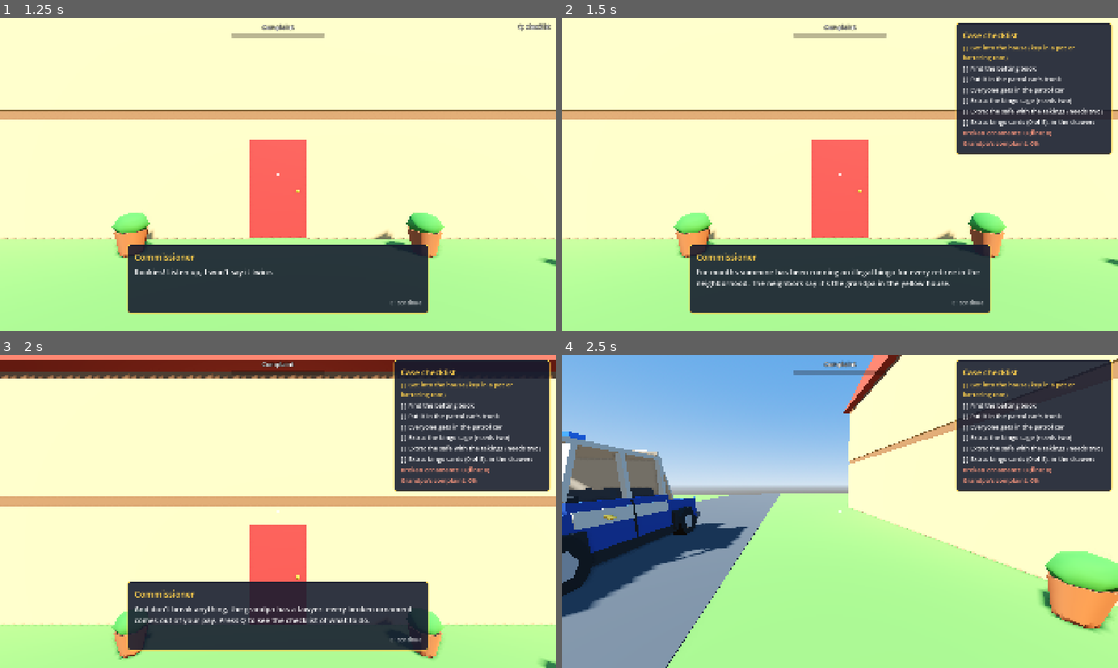
Above: before the commit, frames 1-4 (two rows, left to right).
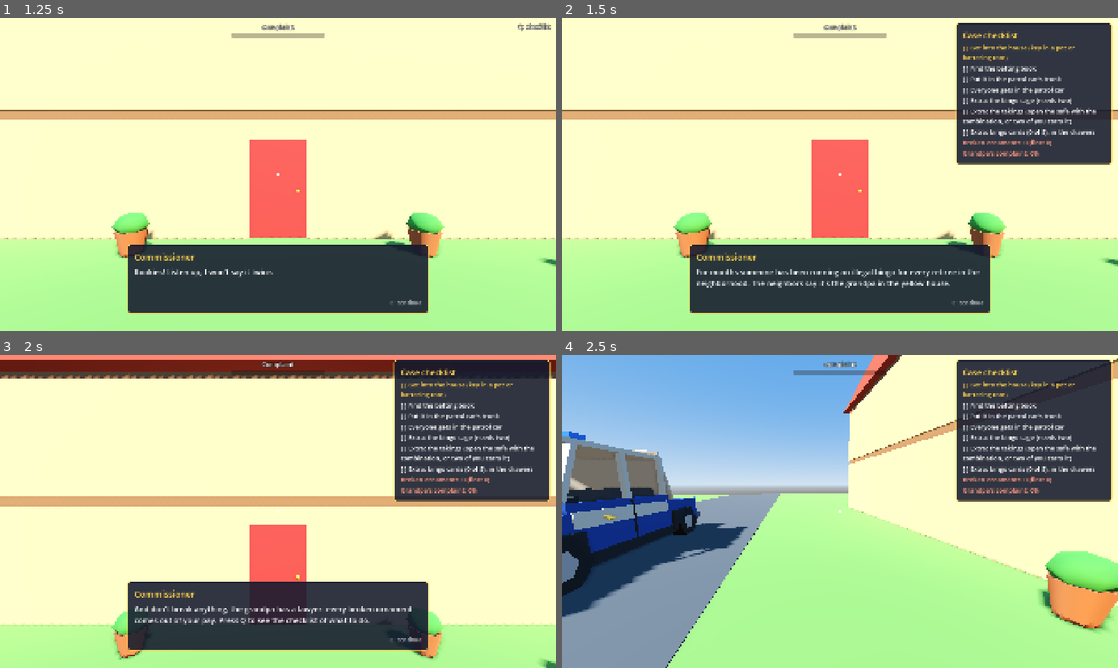
Above: after the commit, the same moments.

Repository: cristiangelini/BPD
Game: Godot game, scene res://scenes/ui/main_menu.tscn
Same seed, same stepped clock (60 frames per second), same inputs: the game is played once before the commit and once after it.
Inputs (mouse positions are in pixels of both pictures, inside the frame that each line leads up to):
- Up to frame 1 (1.25 s): click "Play" at 0.5 s
- Up to frame 2 (1.5 s): tap Enter at 1.25 s; move the mouse to (962, 158) at 1.27 s; hold D (move_right) from 1.28 s (still down); hold Q (checklist) from 1.28 s (still down); click (962, 158) at 1.42 s
- Up to frame 3 (2 s): keep holding D (move_right); keep holding Q (checklist); tap Space (jump) at 1.52, 1.82 s; tap E (use) at 1.55 s
- Up to frame 4 (2.5 s): move the mouse to (812, 511) at 2.02 s; release D (move_right) at 2.03 s; release Q (checklist) at 2.03 s; hold W (move_forward) from 2.03 s (still down); tap E (use) at 2.1 s; tap Space (jump) at 2.27, 2.3 s

Frame 1 is identical in both runs. In frame 2, 2.0% of the frame differs, in the area x 70-100%, y 28-47%; in frame 3, 2.0%; in frame 4, 2.0%.

Commit message:
Safe combination from the kitchen calendar or the cookie tin; the takings come out as a cash bundle
Co-Authored-By: Claude Opus 5.5 (1M context) <noreply@anthropic.com>
Claude-Session: https://claude.ai/code/session_01UXwRy4nCUmp8Zcg5tBLZhH

Diff:
--- /dev/null
+++ b/scenes/props/cash_bundle.tscn
@@ -0,0 +1,26 @@
+[gd_scene load_steps=4 format=3]
+
+[ext_resource type="Script" path="res://scripts/props/evidence.gd" id="1"]
+[ext_resource type="PackedScene" path="res://assets/models/cash_bundle.glb" id="2"]
+
+[sub_resource type="BoxShape3D" id="Shape"]
+size = Vector3(0.16, 0.06, 0.09)
+
+[node name="CashBundle" type="RigidBody3D"]
+collision_layer = 4
+collision_mask = 15
+mass = 1.0
+script = ExtResource("1")
+full_value = 800.0
+
+[node name="Shape" type="CollisionShape3D" parent="."]
+shape = SubResource("Shape")
+
+[node name="Model" parent="." instance=ExtResource("2")]
+
+[node name="ValueLabel" type="Label3D" parent="."]
+transform = Transform3D(1, 0, 0, 0, 1, 0, 0, 0, 1, 0, 0.2, 0)
+billboard = 1
+pixel_size = 0.004
+outline_size = 8
+text = "800"
--- /dev/null
+++ b/scenes/props/cookie_tin_clue.tscn
@@ -0,0 +1,20 @@
+[gd_scene load_steps=4 format=3]
+
+[ext_resource type="Script" path="res://scripts/props/clue_note.gd" id="1"]
+[ext_resource type="PackedScene" path="res://assets/models/cookie_tin.glb" id="2"]
+
+[sub_resource type="CylinderShape3D" id="Shape"]
+height = 0.17
+radius = 0.18
+
+[node name="CookieTinClue" type="RigidBody3D"]
+collision_layer = 4
+collision_mask = 15
+mass = 1.0
+script = ExtResource("1")
+prompt = "PROMPT_TIN"
+
+[node name="Shape" type="CollisionShape3D" parent="."]
+shape = SubResource("Shape")
+
+[node name="Model" parent="." instance=ExtResource("2")]
--- a/scenes/props/heavy_safe.tscn
+++ b/scenes/props/heavy_safe.tscn
@@ -1,6 +1,6 @@
 [gd_scene load_steps=4 format=3]
 
-[ext_resource type="Script" path="res://scripts/props/evidence.gd" id="1"]
+[ext_resource type="Script" path="res://scripts/props/safe_box.gd" id="1"]
 [ext_resource type="PackedScene" path="res://assets/models/safe.glb" id="2"]
 
 [sub_resource type="BoxShape3D" id="Shape"]
--- /dev/null
+++ b/scenes/props/wall_calendar.tscn
@@ -0,0 +1,15 @@
+[gd_scene load_steps=4 format=3]
+
+[ext_resource type="Script" path="res://scripts/props/wall_calendar.gd" id="1"]
+[ext_resource type="PackedScene" path="res://assets/models/wall_calendar.glb" id="2"]
+
+[sub_resource type="BoxShape3D" id="Shape"]
+size = Vector3(0.36, 0.5, 0.03)
+
+[node name="WallCalendar" type="StaticBody3D"]
+script = ExtResource("1")
+
+[node name="Shape" type="CollisionShape3D" parent="."]
+shape = SubResource("Shape")
+
+[node name="Model" parent="." instance=ExtResource("2")]
--- a/scripts/levels/grandpa_house.gd
+++ b/scripts/levels/grandpa_house.gd
@@ -105,6 +105,10 @@
 const CARDS := 5
 
 const NOTE_SCENE := preload("res://scenes/props/clue_note.tscn")
+const TIN_SCENE := preload("res://scenes/props/cookie_tin_clue.tscn")
+const CALENDAR_SCENE := preload("res://scenes/props/wall_calendar.tscn")
+## The kitchen calendar hangs on the kitchen's south wall, facing north.
+const CALENDAR_AT := Vector3(9.0, 1.5, 2.91)
 ## Surfaces where the grandpa's notes can lie (one note per place at most).
 const NOTE_PLACES := [
 	Vector3(-9.0, 0.81, -1.0), Vector3(11.5, 0.92, -1.5), Vector3(11.4, 0.92, -9.4), Vector3(-7.0, 3.52, 0.0),
@@ -152,6 +156,10 @@
 var cards: Array[Evidence] = []
 var clue_plan := {}
 var notes: Array[ClueNote] = []
+## The safe's combination, like "4-7-1", written on the calendar and inside the cookie tin.
+var combination := ""
+var calendar: WallCalendar
+var cookie_tin: ClueNote
 ## Clues the cops found, as checklist lines (already translated).
 var clues_found: Array[String] = []
 ## Trail marks (footprints, crumbs) and the checklist line each trail gives when a cop sees it.
@@ -189,6 +197,7 @@
 		$Ornaments.add_child(ornament)
 	ornaments_total = $Ornaments.get_child_count() + _drawer_ornaments
 	_place_notes()
+	_place_combination()
 	_place_trails()
 	(evidence[0] as Evidence).broken.connect(_fail.bind("CASE_FAILED_BROKEN"))
 	car.evidence_delivered.connect(_on_evidence_delivered)
@@ -230,7 +239,7 @@
 		"delivered": car.is_delivered(main_evidence()),
 		"all_in_car": all_in,
 		"cage_delivered": car.is_delivered(evidence[1] as Evidence),
-		"safe_delivered": car.is_delivered(evidence[2] as Evidence),
+		"safe_delivered": car.is_delivered(safe()) or (safe().bundle != null and car.is_delivered(safe().bundle)),
 		"cards_delivered": cards.filter(func(c: Evidence) -> bool: return car.is_delivered(c)).size(),
 		"cards_total": cards.size(),
 		"clues": clues_found,
@@ -252,6 +261,31 @@
 		notes.append(note)
 
 
+## The calendar on the kitchen wall; the cookie tin goes at the end of the crumbs, by the safe (see _place_trails).
+func _place_combination() -> void:
+	var rng := RandomNumberGenerator.new()
+	rng.seed = case_seed * 7 + 3
+	combination = "%d-%d-%d" % [rng.randi_range(1, 9), rng.randi_range(0, 9), rng.randi_range(0, 9)]
+	calendar = CALENDAR_SCENE.instantiate()
+	calendar.text = tr("CLUE_CALENDAR") % combination
+	calendar.position = CALENDAR_AT
+	calendar.rotation.y = PI
+	calendar.read.connect(_on_code_found)
+	_built.add_child(calendar)
+	cookie_tin = TIN_SCENE.instantiate()
+	cookie_tin.text = tr("CLUE_TIN") % combination
+	cookie_tin.read.connect(_on_code_found)
+
+
+func safe() -> SafeBox:
+	return evidence[2]
+
+
+func _on_code_found(text: String) -> void:
+	_on_clue(text)
+	safe().code_known = true
+
+
 func _on_clue(text: String) -> void:
 	if not clues_found.has(text):
 		clues_found.append(text)
@@ -267,7 +301,11 @@
 	var mud: int = clue_plan.footprints
 	var crumbs: int = clue_plan.crumbs
 	trails[tr("CLUE_FOOTPRINTS")] = _trail(map, FOOTPRINTS_FROM, evidence[mud].global_position, FOOTPRINT_STEP, true)
-	trails[tr("CLUE_CRUMBS")] = _trail(map, CRUMBS_FROM, evidence[crumbs].global_position, CRUMB_STEP, false)
+	var crumb_marks := _trail(map, CRUMBS_FROM, evidence[crumbs].global_position, CRUMB_STEP, false)
+	trails[tr("CLUE_CRUMBS")] = crumb_marks
+	var tin_at: Vector3 = crumb_marks[crumb_marks.size() - 1].global_position if not crumb_marks.is_empty() else CRUMBS_FROM
+	cookie_tin.position = tin_at + Vector3.UP * 0.1
+	$Evidence.add_child(cookie_tin)
 
 
 ## Marks every `step` meters along the path; footprints alternate left and right and point along the way.
--- a/scripts/props/clue_note.gd
+++ b/scripts/props/clue_note.gd
@@ -5,12 +5,15 @@
 
 signal read(text: String)
 
+## The key prompt under the crosshair (the cookie tin uses its own).
+@export var prompt := "PROMPT_NOTE"
+
 var text := ""
 var was_read := false
 
 
 func prompt_key(_cop: Cop) -> String:
-	return "PROMPT_NOTE"
+	return prompt
 
 
 func use(cop: Cop) -> void:
--- /dev/null
+++ b/scripts/props/safe_box.gd
@@ -0,0 +1,43 @@
+class_name SafeBox
+extends Evidence
+
+## The safe with the bingo takings (investigacion.md, "Qué hay que encontrar"). Closed, it is worth its full value but
+## takes two cops to carry. Knowing the combination (the calendar or the cookie tin), E opens it: the takings come out
+## as a light bundle anyone can take, and the empty safe is worth nothing.
+
+signal opened(bundle: Evidence)
+
+const BUNDLE_SCENE := preload("res://scenes/props/cash_bundle.tscn")
+
+## Set by the house when the cops find the combination.
+var code_known := false
+var is_open := false
+var bundle: Evidence
+
+
+func prompt_key(_cop: Cop) -> String:
+	if is_open:
+		return ""
+	return "PROMPT_SAFE_OPEN" if code_known else "PROMPT_SAFE_LOCKED"
+
+
+func use(cop: Cop) -> void:
+	if is_open:
+		return
+	if not code_known:
+		cop.show_hint("HINT_SAFE_LOCKED")
+		return
+	is_open = true
+	value = 0.0
+	_show_value()
+	bundle = BUNDLE_SCENE.instantiate()
+	get_parent().add_child(bundle)
+	bundle.global_position = global_position + global_basis.z * 0.5 + Vector3.UP * 0.1
+	cop.show_hint("HINT_SAFE_OPENED")
+	opened.emit(bundle)
+
+
+func _show_value() -> void:
+	super()
+	if _label and is_open:
+		_label.hide()
--- /dev/null
+++ b/scripts/props/wall_calendar.gd
@@ -0,0 +1,20 @@
+class_name WallCalendar
+extends StaticBody3D
+
+## The grandpa's kitchen calendar (investigacion.md, "Las pistas"): E reads it, and its numbers open the safe.
+
+signal read(text: String)
+
+var text := ""
+var was_read := false
+
+
+func prompt_key(_cop: Cop) -> String:
+	return "PROMPT_CALENDAR"
+
+
+func use(cop: Cop) -> void:
+	cop.show_hint(text)
+	if not was_read:
+		was_read = true
+		read.emit(text)
--- /dev/null
+++ b/tests/unit/test_safe_combination.gd
@@ -0,0 +1,53 @@
+extends GutTest
+
+## The safe opens with the combination from the calendar or the cookie tin (investigacion.md, "Las pistas").
+
+const HOUSE_SCENE := preload("res://scenes/levels/grandpa_house.tscn")
+
+
+func _house() -> GrandpaHouse:
+	var house: GrandpaHouse = HOUSE_SCENE.instantiate()
+	house.case_seed = 11
+	house.get_node("Cop").input_enabled = false
+	add_child_autofree(house)
+	return house
+
+
+func test_without_the_combination_the_safe_stays_shut() -> void:
+	var house := _house()
+	await wait_physics_frames(15)
+	var cop: Cop = house.get_node("Cop")
+	house.safe().use(cop)
+	assert_false(house.safe().is_open)
+	assert_eq(cop.get_node("Hud/Hint").text, "HINT_SAFE_LOCKED")
+	assert_eq(house.safe().prompt_key(cop), "PROMPT_SAFE_LOCKED")
+
+
+func test_the_calendar_gives_the_combination_and_the_safe_opens() -> void:
+	TranslationServer.set_locale("es")
+	var house := _house()
+	await wait_physics_frames(15)
+	var cop: Cop = house.get_node("Cop")
+	assert_string_contains(house.calendar.text, house.combination)
+	house.calendar.use(cop)
+	assert_has(house.clues_found, house.calendar.text)
+	house.safe().use(cop)
+	assert_true(house.safe().is_open)
+	assert_eq(house.safe().value, 0.0, "the empty safe is worth nothing")
+	var bundle := house.safe().bundle
+	assert_not_null(bundle)
+	assert_eq(bundle.full_value, 800.0)
+	bundle.global_position = house.car.to_global(Vector3(0, 0.6, -1.7))
+	await wait_physics_frames(10)
+	assert_true(house.objective_facts().safe_delivered, "the takings count without the safe")
+
+
+func test_the_cookie_tin_waits_at_the_end_of_the_crumbs_with_the_combination() -> void:
+	var house := _house()
+	await wait_physics_frames(15)
+	var crumbs: Array = house.trails[tr("CLUE_CRUMBS")]
+	var last: Node3D = crumbs[crumbs.size() - 1]
+	assert_lt(house.cookie_tin.global_position.distance_to(last.global_position), 0.5)
+	assert_string_contains(house.cookie_tin.text, house.combination)
+	house.cookie_tin.use(house.get_node("Cop"))
+	assert_true(house.safe().code_known)
--- a/translations/texts.csv
+++ b/translations/texts.csv
@@ -51,7 +51,7 @@
 OBJ_COMPLAINT,Denuncia del abuelo: %d%%,Grandpa's complaint: %d%%,Denúncia do vovô: %d%%
 PROMPT_DRAWER,Mantén clic: agarra el cajón y tira despacio (agáchate para no arrancarlo),Hold click: grab the drawer and pull slowly (crouch so you don't rip it out),Segure o clique: pegue a gaveta e puxe devagar (agache para não arrancar)
 OBJ_EXTRA_CAGE,Extra: el bolillero (hacen falta dos),Extra: the bingo cage (needs two),Extra: o globo do bingo (precisa de dois)
-OBJ_EXTRA_SAFE,Extra: la caja fuerte con la recaudación (hacen falta dos),Extra: the safe with the takings (needs two),Extra: o cofre com a arrecadação (precisa de dois)
+OBJ_EXTRA_SAFE,Extra: la recaudación (ábrela con la combinación o lleven la caja fuerte entre dos),"Extra: the takings (open the safe with the combination, or two of you carry it)",Extra: a arrecadação (abra o cofre com a combinação ou levem o cofre entre dois)
 OBJ_EXTRA_CARDS,"Extra: cartones de bingo (%d de %d), en los cajones","Extra: bingo cards (%d of %d), in the drawers","Extra: cartelas de bingo (%d de %d), nas gavetas"
 PROMPT_NOTE,E: leer la nota,E: read the note,E: ler o bilhete
 OBJ_CLUES,Pistas:,Clues:,Pistas:
@@ -84,3 +84,11 @@
 NOTE_VAGUE_under_bed,"«%s, arriba, donde duermen las visitas.»","“%s: upstairs, where the guests sleep.”","“%s: em cima, onde as visitas dormem.”"
 NOTE_VAGUE_in_attic,"«%s, arriba de todo, con los trastos.»","“%s: at the very top, with the junk.”","“%s: lá em cima, com as tralhas.”"
 NOTE_VAGUE_in_wardrobe,"«%s, arriba, con mi ropa.»","“%s: upstairs, with my clothes.”","“%s: em cima, com as minhas roupas.”"
+PROMPT_SAFE_LOCKED,Caja fuerte con combinación: busca los números,Combination safe: find the numbers,Cofre com combinação: procure os números
+PROMPT_SAFE_OPEN,E: abrir la caja fuerte con la combinación,E: open the safe with the combination,E: abrir o cofre com a combinação
+HINT_SAFE_LOCKED,No sabes la combinación. ¿La habrá anotado el abuelo en algún lado?,You don't know the combination. Did the grandpa write it down somewhere?,Você não sabe a combinação. Será que o vovô anotou em algum lugar?
+HINT_SAFE_OPENED,¡Abierta! Adentro está la recaudación del bingo.,Open! The bingo takings are inside.,Aberto! A arrecadação do bingo está aí dentro.
+PROMPT_CALENDAR,E: mirar el calendario,E: look at the calendar,E: olhar o calendário
+PROMPT_TIN,E: abrir la lata de galletas,E: open the cookie tin,E: abrir a lata de biscoitos
+CLUE_CALENDAR,"Calendario: «Jueves: BINGO». Abajo, en birome: %s","Calendar: “Thursday: BINGO”. Below, in pen: %s","Calendário: “Quinta: BINGO”. Embaixo, de caneta: %s"
+CLUE_TIN,"En la lata, entre las migas, un papelito: %s","In the tin, among the crumbs, a slip of paper: %s","Na lata, entre as migalhas, um papelzinho: %s"
Binary file added: assets/models/cash_bundle.glb
Not shown, added: assets/models/cash_bundle.glb.import
Binary file added: assets/models/wall_calendar.glb
Not shown, added: assets/models/wall_calendar.glb.import
Not shown, added: scripts/props/safe_box.gd.uid
Not shown, added: scripts/props/wall_calendar.gd.uid
Not shown, added: tests/unit/test_safe_combination.gd.uid
Not shown, changed: CHANGELOG.md
Not shown, changed: docs/diseno/allanamiento.md
Not shown, changed: tools/modelgen/models/bingo.js
